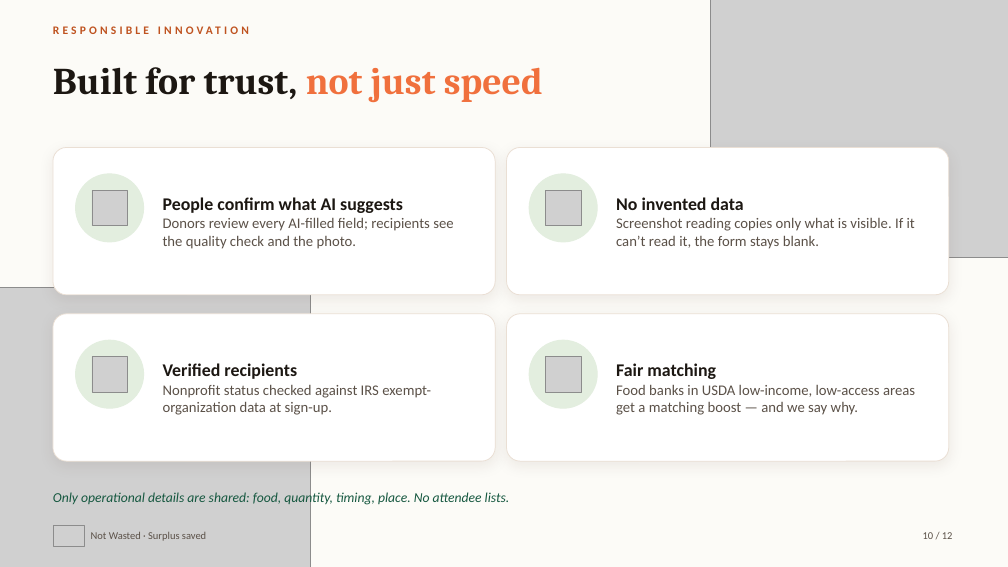
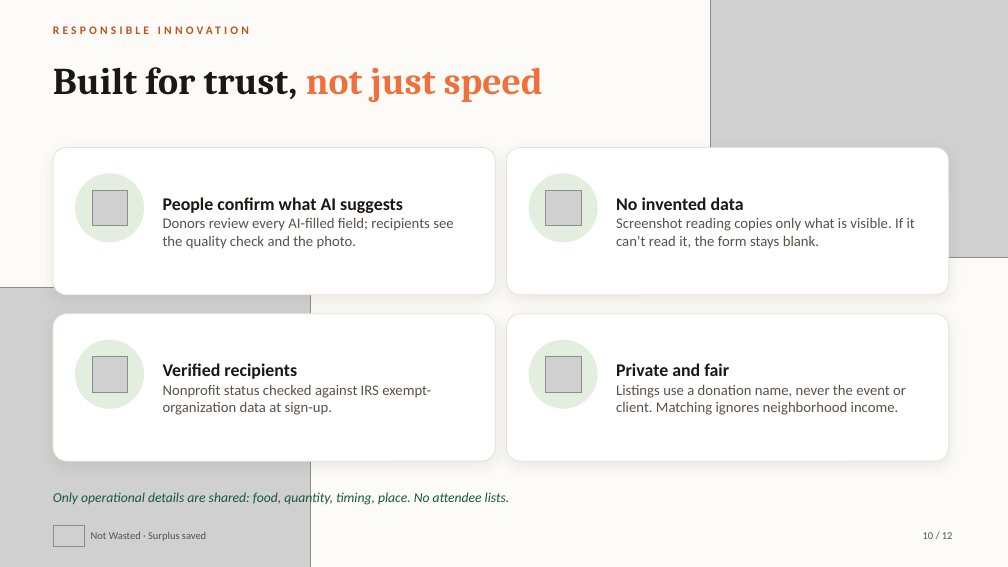
Before and after one commit to ShivanshShalabh/not-wasted, a slide deck: slide 10 of hackcathons/Not-Wasted-Pitch.pptx. Drawn at 1008x567 pixels with LibreOffice and Linux fonts; fonts in the diff are those of the drawing; grey boxes stand for pictures. Boxes give left, top, right and bottom in pixels: in the first picture for what was removed or moved away, otherwise in the second. Text is boxed around its words. In the diff, an @@ line names an element or a change of style, - is before the commit and + after.

```diff
--- a/hackcathons/Not-Wasted-Pitch.pptx
+++ b/hackcathons/Not-Wasted-Pitch.pptx
@@ text at box(616, 363, 906, 415): text changed @@
-Fair matching
-Food banks in USDA low-income, low-access areas get a matching boost — and we say why.
+Private and fair
+Listings use a donation name, never the event or client. Matching ignores neighborhood income.
```
Also in this commit, not shown: 3 other slides changed.
